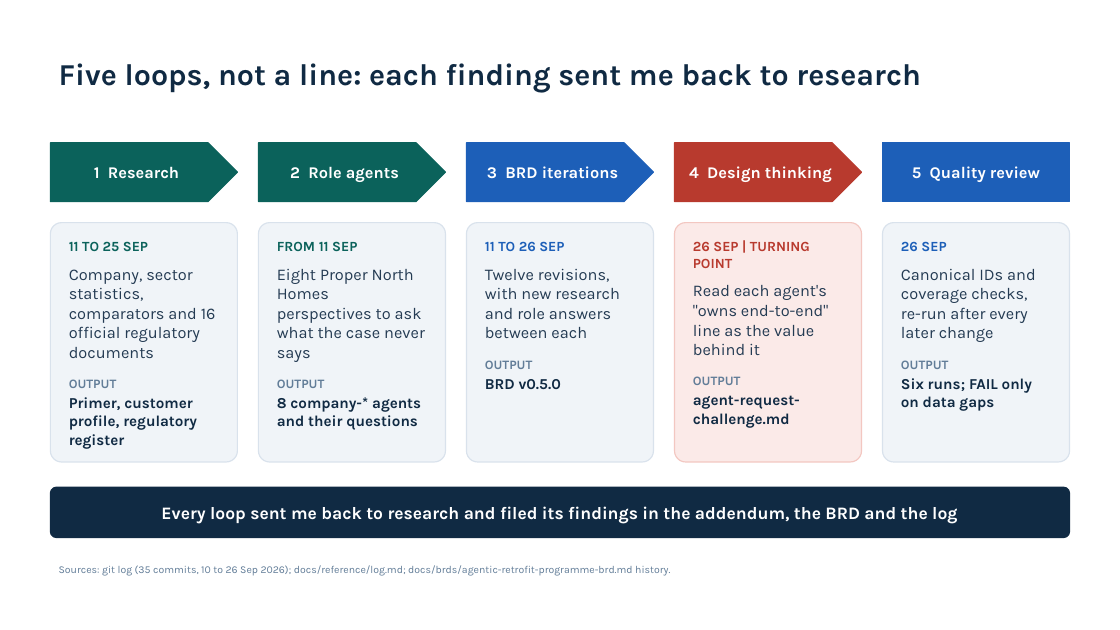
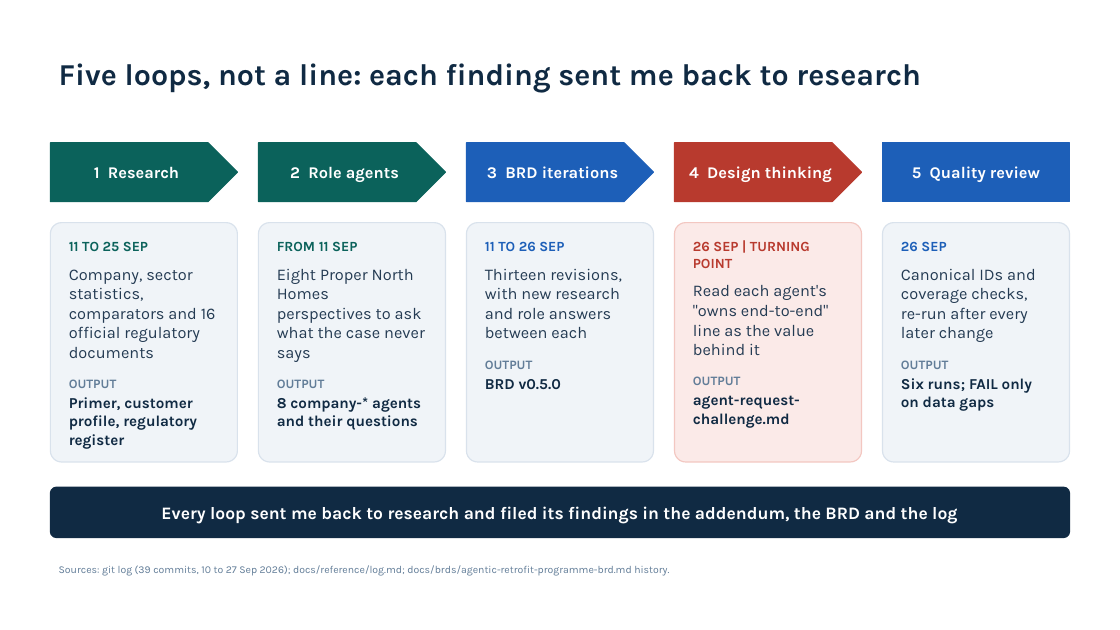
Before and after one commit to jmservera/ama, a slide deck: slide 3 of .copilot-tracking/ppt/2026-09-26/ama-mentor-progress-review/slide-deck/ama-mentor-progress-review.pptx. Drawn at 1120x630 pixels with LibreOffice and Linux fonts; fonts in the diff are those of the drawing. Boxes give left, top, right and bottom in pixels: in the first picture for what was removed or moved away, otherwise in the second. Text is boxed around its words. In the diff, an @@ line names an element or a change of style, - is before the commit and + after.

Commit message:
feat: update documentation and codebase for agent what-if study and mentor deck
- Enhanced .gitignore to exclude Python cache files.
- Revised case study addendum to clarify findings from the what-if session on 2026-09-27, emphasizing the unchanged headline verdict and expanded regulatory references.
- Updated the AMA mentor progress review presentation to include additional slides and insights from the latest review.
- Improved README with updated links and descriptions for research documents, reflecting recent changes in the agent what-if study.
- Documented findings from the post-merge review of the agent what-if study, including corrections to regulatory citations and clarifications on role agent responses.
- Added reconciliation section in the agent what-if study to align with the current proposal and clarify terminology.
- Adjusted various scenario verdicts and stop criteria to reflect updated regulatory requirements and ensure compliance with UK GDPR Articles 22A to 22C.

```diff
--- a/.copilot-tracking/ppt/2026-09-26/ama-mentor-progress-review/slide-deck/ama-mentor-progress-review.pptx
+++ b/.copilot-tracking/ppt/2026-09-26/ama-mentor-progress-review/slide-deck/ama-mentor-progress-review.pptx
@@ text in rounded rectangle at [485,269,622,338]: text changed @@
-Twelve revisions, with new research and role answers between each
+Thirteen revisions, with new research and role answers between each
@@ text at [59,565,669,576]: text changed @@
-Sources: git log (35 commits, 10 to 26 Sep 2026); docs/reference/log.md; docs/brds/agentic-retrofit-programme-brd.md history.
+Sources: git log (39 commits, 10 to 27 Sep 2026); docs/reference/log.md; docs/brds/agentic-retrofit-programme-brd.md history.
```
Also in this commit, not shown: 3 other slides changed, 1 slide added, 46 other files.
